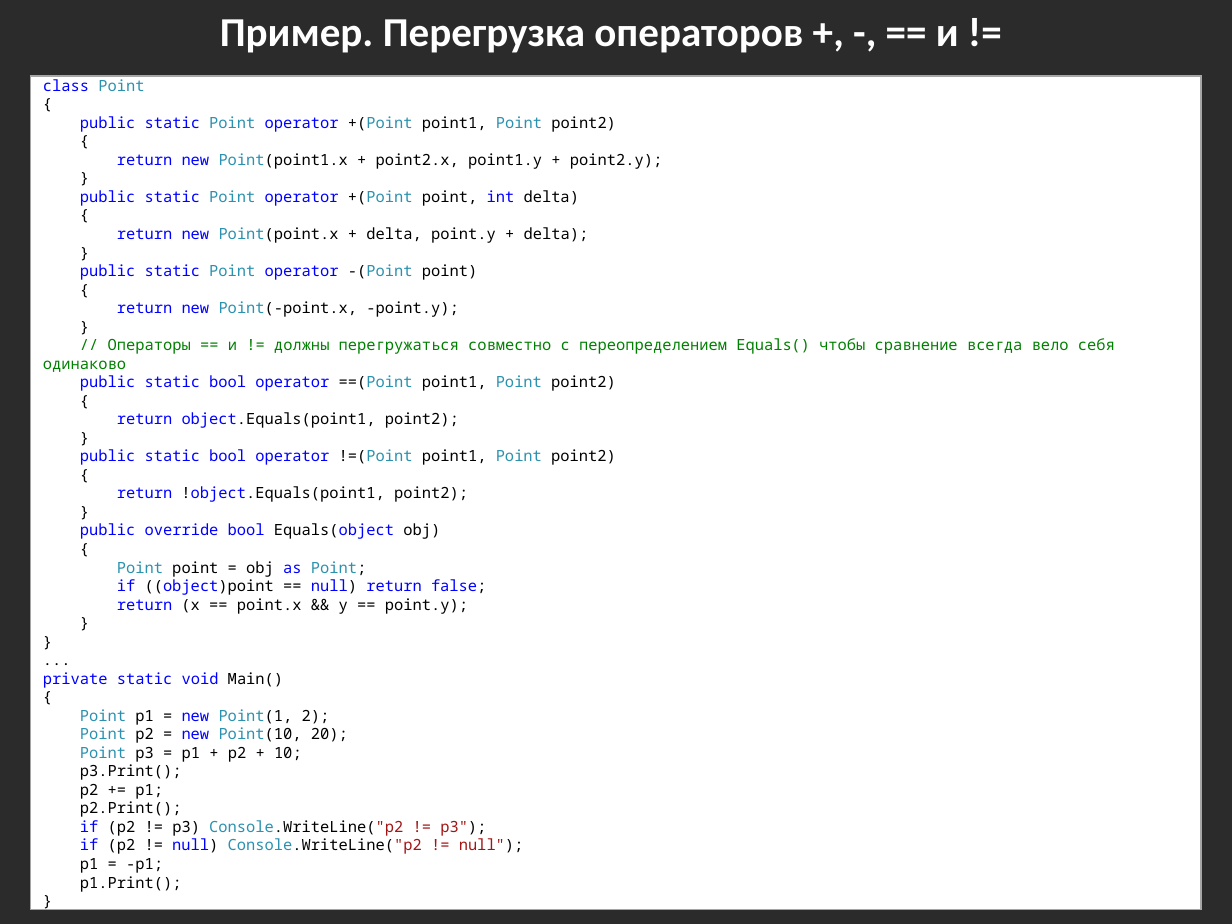
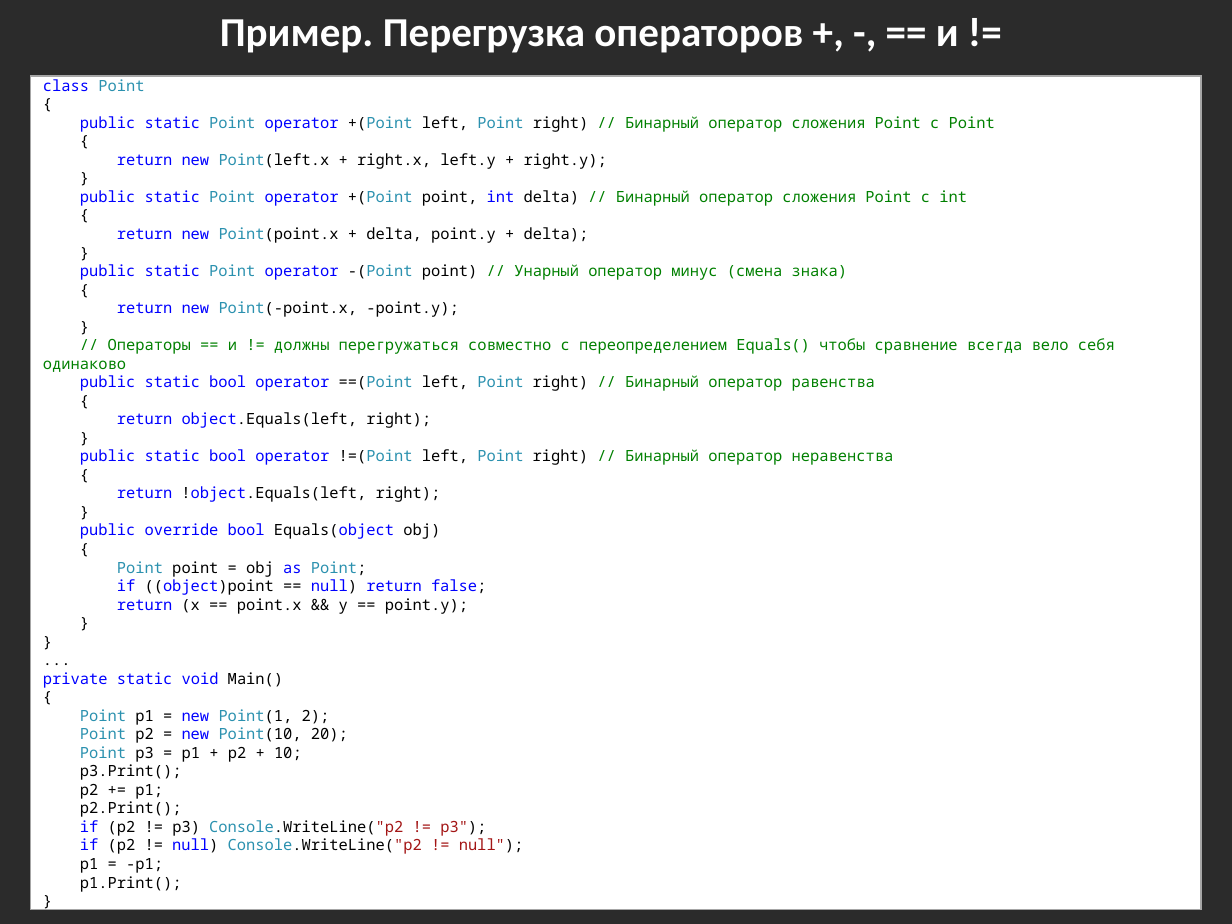
Before and after one commit to bazile/Training, a slide deck: slide 68 of Presentation/lesson-02-oop.pptx (slide 62 before the commit). Drawn at 1232x924 pixels with LibreOffice and Linux fonts; fonts in the diff are those of the drawing; background and template pictures are left out; a plain dark background stands for a picture behind light text. Boxes give left, top, right and bottom in pixels: in the first picture for what was removed or moved away, otherwise in the second. Text is boxed around its words. In the diff, an @@ line names an element or a change of style, - is before the commit and + after.

Commit message:
Updated presentations

```diff
--- a/Presentation/lesson-02-oop.pptx
+++ b/Presentation/lesson-02-oop.pptx
@@ text in rectangle at (80, 116, 995, 132): text changed; text colour #0000FF to #008000 @@
-public static Point operator +(Point point1, Point point2)
+public static Point operator +(Point left, Point right) // Бинарный оператор сложения Point с Point
@@ text in rectangle at (117, 153, 607, 169): text changed @@
-return new Point(point1.x + point2.x, point1.y + point2.y);
+return new Point(left.x + right.x, left.y + right.y);
@@ text in rectangle at (80, 190, 967, 206): text changed; text colour #0000FF to #008000 @@
-public static Point operator +(Point point, int delta)
+public static Point operator +(Point point, int delta) // Бинарный оператор сложения Point с int
@@ text in rectangle at (80, 264, 847, 280): text changed; text colour #0000FF to #008000 @@
-public static Point operator -(Point point)
+public static Point operator -(Point point) // Унарный оператор минус (смена знака)
@@ text in rectangle at (80, 375, 875, 391): text changed; text colour #0000FF to #008000 @@
-public static bool operator ==(Point point1, Point point2)
+public static bool operator ==(Point left, Point right) // Бинарный оператор равенства
@@ text in rectangle at (117, 412, 431, 428): text changed @@
-return object.Equals(point1, point2);
+return object.Equals(left, right);
@@ text in rectangle at (80, 449, 894, 465): text changed; text colour #0000FF to #008000 @@
-public static bool operator !=(Point point1, Point point2)
+public static bool operator !=(Point left, Point right) // Бинарный оператор неравенства
@@ text in rectangle at (117, 486, 441, 502): text changed @@
-return !object.Equals(point1, point2);
+return !object.Equals(left, right);
```
Also in this commit, not shown: 5 other slides changed, 6 slides added, 4 other files.
